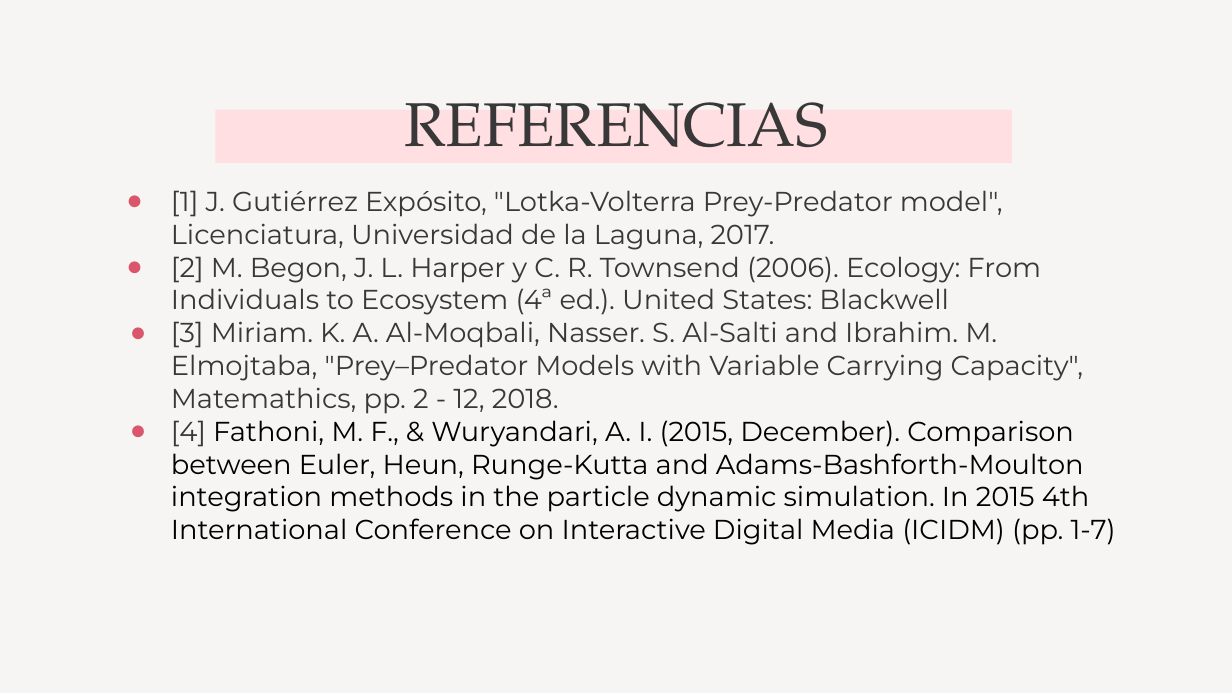
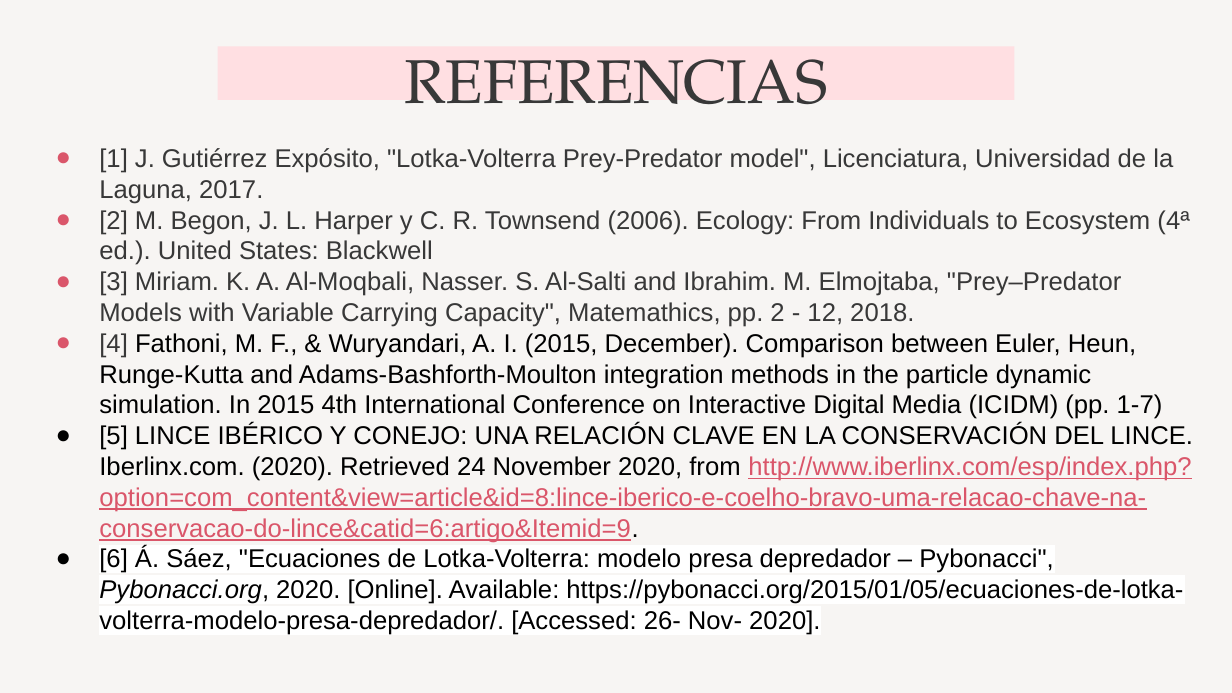
Before and after one commit to Sebasgut1/An-lisis-Num-rico, a slide deck: slide 25 of Retos/Reto 3/Reto 3 .pptx. Drawn at 1232x693 pixels with LibreOffice and Linux fonts; fonts in the diff are those of the drawing. Boxes give left, top, right and bottom in pixels: in the first picture for what was removed or moved away, otherwise in the second. Text is boxed around its words. In the diff, an @@ line names an element or a change of style, - is before the commit and + after.

```diff
--- a/Retos/Reto 3/Reto 3 .pptx
+++ b/Retos/Reto 3/Reto 3 .pptx
@@ title "REFERENCIAS": place and size @@
-title "REFERENCIAS" at bbox=[404, 102, 828, 147]
+title "REFERENCIAS" at bbox=[404, 59, 828, 104]
@@ rectangle: place and size @@
-rectangle at bbox=[216, 110, 1013, 163]
+rectangle at bbox=[218, 47, 1015, 100]
@@ text "[1] J. Gutiérrez Expósito, "Lotka-Volterra ...": place and size @@
-text "[1] J. Gutiérrez Expósito, "Lotka-Volterra ..." at bbox=[171, 190, 1116, 545]
+text "[1] J. Gutiérrez Expósito, "Lotka-Volterra ..." at bbox=[99, 148, 1193, 635]
@@ text at bbox=[99, 148, 1189, 419]: size 16 to 15 pt, font Montserrat to Arial in "[1] J. Gutiérrez Expósito, "Lotka-Volterra Prey-Predator mod ...", "[2] M. Begon, J. L. Harper y ...", "[3] Miriam. K. A. Al-Moqbali, Nasser. S. ...", "[4] Fathoni, M. F., & Wuryandari, A. ..."; indent changed @@
@@ text at bbox=[99, 423, 1193, 635]: paragraphs added @@
+● [5] LINCE IBÉRICO Y CONEJO: UNA RELACIÓN CLAVE EN LA CONSERVACIÓN DEL LINCE. Iberlinx.com. (2020). Retrieved 24 November 2020, from http://www.iberlinx.com/esp/index.php?option=com_content&view=article&id=8:lince-iberico-e-coelho-bravo-uma-relacao-chave-na-conservacao-do-lince&catid=6:artigo&Itemid=9.
+● [6] Á. Sáez, "Ecuaciones de Lotka-Volterra: modelo presa depredador – Pybonacci", Pybonacci.org, 2020. [Online]. Available: https://pybonacci.org/2015/01/05/ecuaciones-de-lotka-volterra-modelo-presa-depredador/. [Accessed: 26- Nov- 2020].
```
Also in this commit, not shown: 1 other file.
